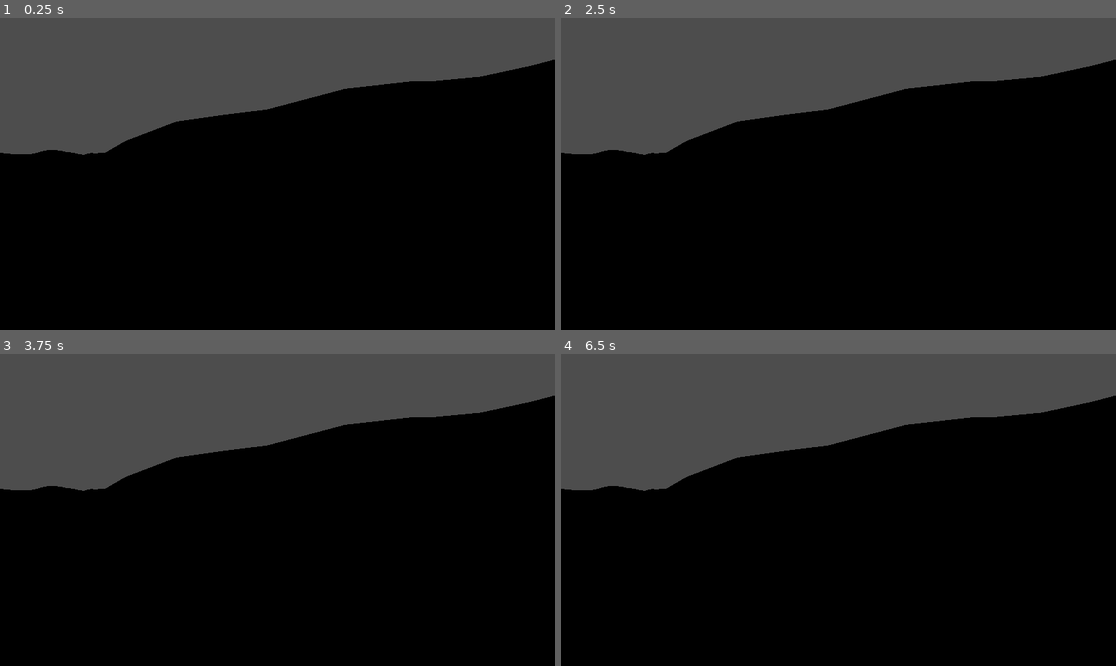
Above: before the commit, frames 1-4 (two rows, left to right).
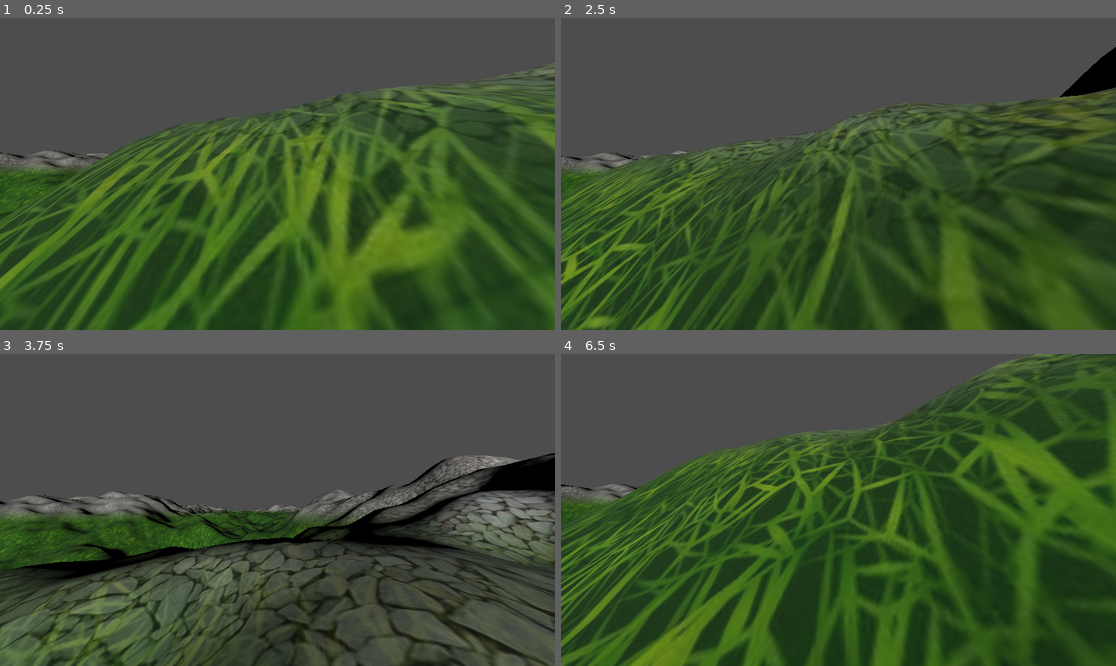
Above: after the commit, the same moments.

Repository: 908760230/endlessTerrain
Game: Godot game, scene res://terrain.tscn
Two runs of this game, one before a commit and one after it. Both use one fixed random seed, a clock stepped at 60 frames per second and the inputs below.
Inputs:
- Up to frame 1 (0.25 s): no input
- Up to frame 2 (2.5 s): tap Enter (ui_accept) at 0.5, 0.6, 0.77, 1.07, 1.35, 1.52, 1.82, 2.1 s; hold Right (ui_right) 0.53-1.28 s; hold Down (ui_down) 1.28-2.03 s; hold Right (ui_right) from 2.03 s (still down)
- Up to frame 3 (3.75 s): release Right (ui_right) at 2.78 s; hold Up (ui_up) 2.78-3.53 s; tap Enter (ui_accept) at 2.85, 3.02, 3.32, 3.6 s; hold Left (ui_left) from 3.53 s (still down)
- Up to frame 4 (6.5 s): tap Enter (ui_accept) at 3.77, 4.07, 4.35, 4.52, 4.82, 5.1, 5.85, 6.02, 6.32 s; release Left (ui_left) at 5.03 s; hold Down (ui_down) 5.03-5.78 s; hold Right (ui_right) from 5.78 s (still down)

The runs differ from the first frame. In frame 1, 71% of the frame differs, in the area x 0-100%, y 13-100%; in frame 2, 70%; in frame 3, 66%; in frame 4, 78%, in the area x 0-100%, y 0-100%.

Commit message:
update read me

Diff:
--- a/endlessTerrain.gd
+++ b/endlessTerrain.gd
@@ -22,7 +22,7 @@
 @export_range(1,1000, 1) var LOD4_Distance := 550
 
 @export_category("Debug")
-var render_wireframe = true
+var render_wireframe = false
 var viewer_position = Vector2()
 var terrain_chunks = {}
 var generation_queue = []
--- /dev/null
+++ b/player.gd
@@ -0,0 +1,31 @@
+extends CharacterBody3D
+
+
+const SPEED = 5.0
+const JUMP_VELOCITY = 4.5
+
+# Get the gravity from the project settings to be synced with RigidBody nodes.
+var gravity = ProjectSettings.get_setting("physics/3d/default_gravity")
+
+
+func _physics_process(delta):
+	# Add the gravity.
+	if not is_on_floor():
+		velocity.y -= gravity * delta
+
+	# Handle Jump.
+	if Input.is_action_just_pressed("ui_accept") and is_on_floor():
+		velocity.y = JUMP_VELOCITY
+
+	# Get the input direction and handle the movement/deceleration.
+	# As good practice, you should replace UI actions with custom gameplay actions.
+	var input_dir = Input.get_vector("ui_left", "ui_right", "ui_up", "ui_down")
+	var direction = (transform.basis * Vector3(input_dir.x, 0, input_dir.y)).normalized()
+	if direction:
+		velocity.x = direction.x * SPEED
+		velocity.z = direction.z * SPEED
+	else:
+		velocity.x = move_toward(velocity.x, 0, SPEED)
+		velocity.z = move_toward(velocity.z, 0, SPEED)
+
+	move_and_slide()
--- a/player.tscn
+++ b/player.tscn
@@ -1,8 +1,11 @@
-[gd_scene load_steps=2 format=3 uid="uid://dgomgeiqmeobq"]
+[gd_scene load_steps=3 format=3 uid="uid://dgomgeiqmeobq"]
+
+[ext_resource type="Script" path="res://player.gd" id="1_lxhtp"]
 
 [sub_resource type="CapsuleShape3D" id="CapsuleShape3D_hl8w3"]
 
 [node name="CharacterBody3D" type="CharacterBody3D"]
+script = ExtResource("1_lxhtp")
 
 [node name="CollisionShape3D" type="CollisionShape3D" parent="."]
 shape = SubResource("CapsuleShape3D_hl8w3")
--- a/terrain.tscn
+++ b/terrain.tscn
@@ -26,3 +26,5 @@
 
 [node name="CharacterBody3D" parent="." instance=ExtResource("5_vrpgm")]
 transform = Transform3D(1, 0, 0, 0, 1, 0, 0, 0, 1, 0, 1.07285, 0)
+
+[node name="DirectionalLight3D" type="DirectionalLight3D" parent="."]
Not shown, added: README.md
